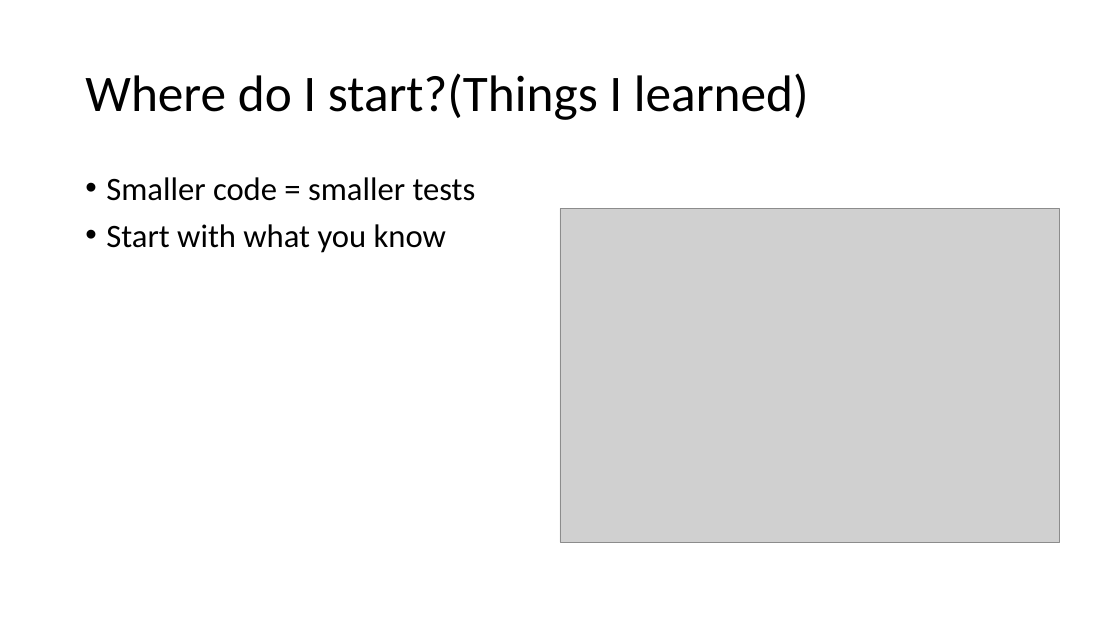
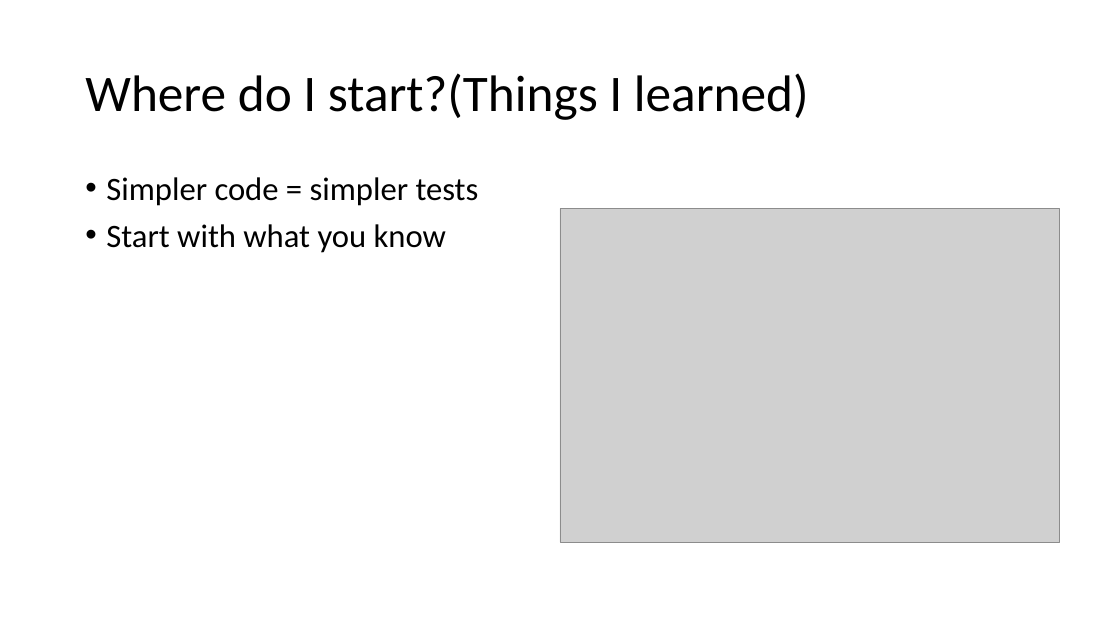
Before and after one commit to rockarruda/PesterSummitSession, a slide deck: slide 12 of Presentation/Summit-Pester.pptx. Drawn at 1120x630 pixels with LibreOffice and Linux fonts; fonts in the diff are those of the drawing; grey boxes stand for pictures; background and template pictures are left out. Boxes give left, top, right and bottom in pixels: in the first picture for what was removed or moved away, otherwise in the second. Text is boxed around its words. In the diff, an @@ line names an element or a change of style, - is before the commit and + after.

Commit message:
making changed to powerpoint

```diff
--- a/Presentation/Summit-Pester.pptx
+++ b/Presentation/Summit-Pester.pptx
@@ text at box(106, 177, 479, 206): text changed @@
-• Smaller code = smaller tests
+• Simpler code = simpler tests
```
Also in this commit, not shown: 1 other file.
